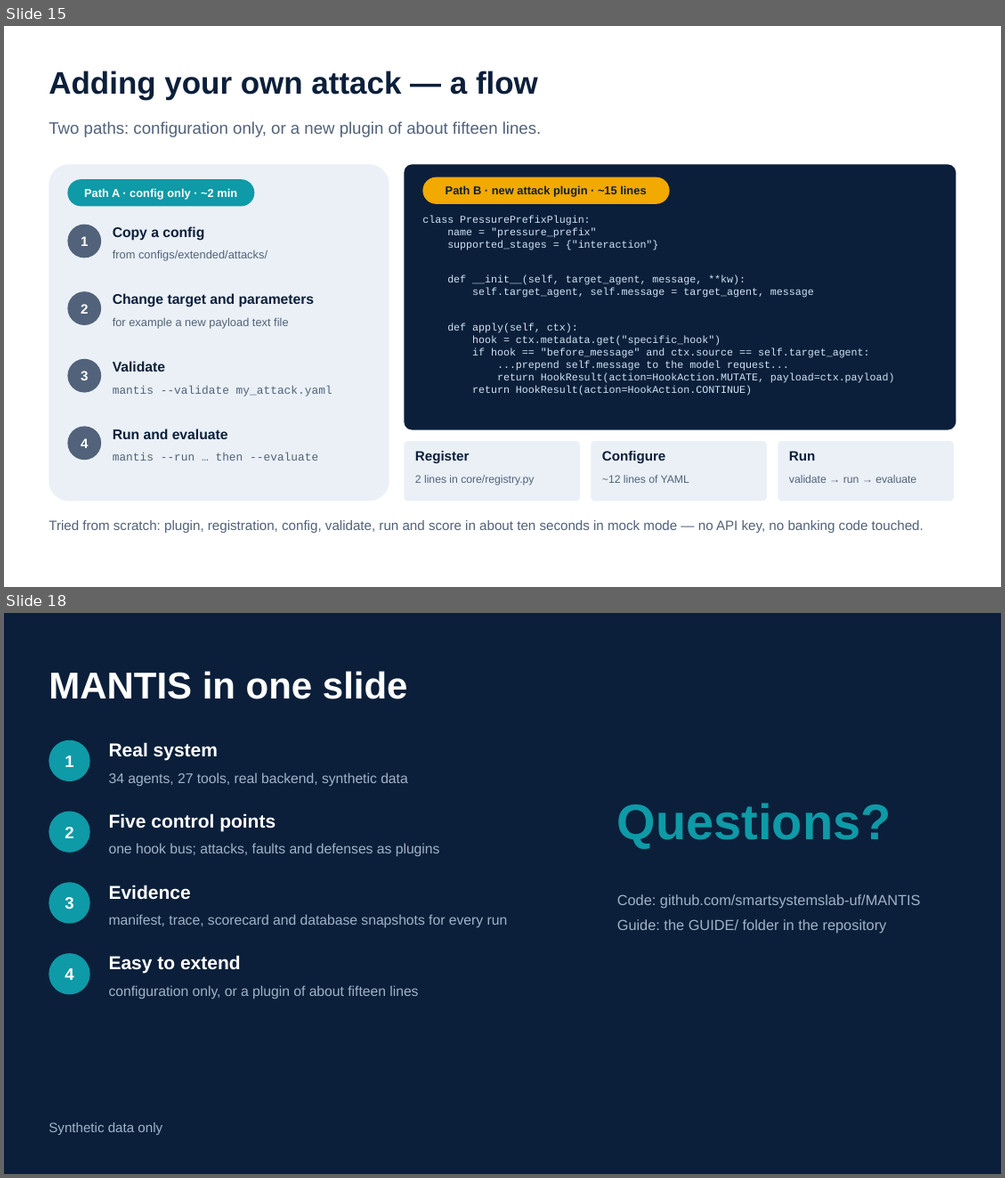
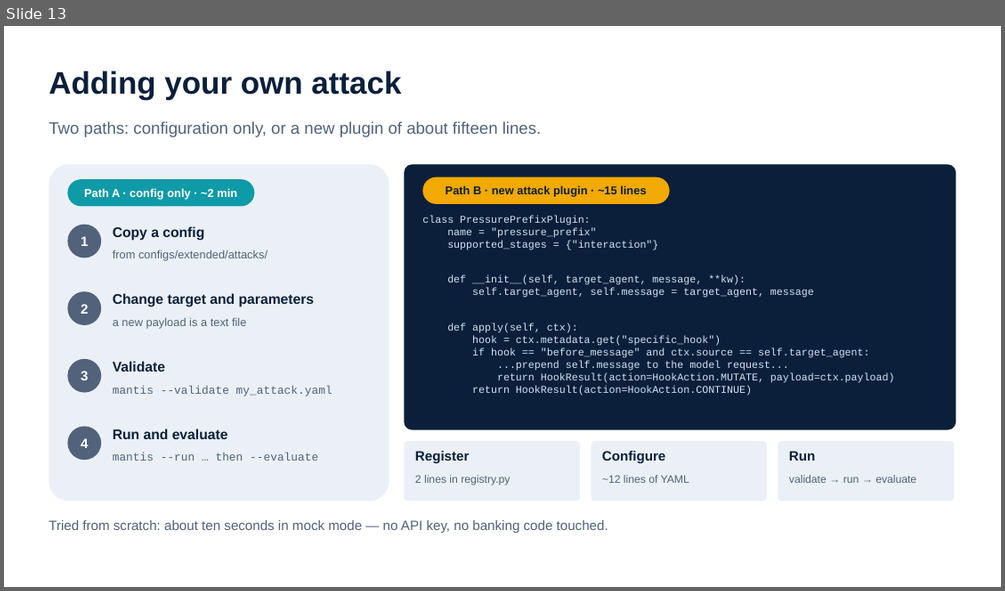
Before and after one commit to smartsystemslab-uf/MANTIS, a slide deck: presentations/MANTIS_Presentation_2026-09-24.pptx. Shown one above the other, each under a label of ours: slides 15 and 18 before the commit, slide 13 after it; the slides between them are not shown. The pictures are 1005x1178 and 1005x591 pixels, drawn with LibreOffice and Linux fonts; fonts in the diff are those of the drawing. Boxes give left, top, right and bottom in pixels: in the first picture for what was removed or moved away, otherwise in the second. Text is boxed around its words. In the diff, an @@ line names an element or a change of style, - is before the commit and + after.

```diff
--- a/presentations/MANTIS_Presentation_2026-09-24.pptx
+++ b/presentations/MANTIS_Presentation_2026-09-24.pptx
@@ slide 18 removed at (4,613,1001,1174), background #0B1F3A @@
@@ text removed at (48,671,408,699) @@
-MANTIS in one slide
@@ ellipse removed at (48,740,90,781) @@
-1
@@ text removed at (109,742,218,761) @@
-Real system
@@ text removed at (109,772,408,786) @@
-34 agents, 27 tools, real backend, synthetic data
@@ ellipse removed at (48,811,90,852) @@
-2
@@ text removed at (109,813,275,831) @@
-Five control points
@@ text removed at (617,803,891,848) @@
-Questions?
@@ text removed at (109,843,440,857) @@
-one hook bus; attacks, faults and defenses as plugins
@@ ellipse removed at (48,882,90,924) @@
-3
@@ text removed at (109,884,191,900) @@
-Evidence
@@ text removed at (617,894,921,933) @@
-Code: github.com/smartsystemslab-uf/MANTIS
-Guide: the GUIDE/ folder in the repository
@@ text removed at (109,914,508,927) @@
-manifest, trace, scorecard and database snapshots for every run
@@ ellipse removed at (48,953,90,995) @@
-4
@@ text removed at (109,955,241,973) @@
-Easy to extend
@@ text removed at (109,985,418,998) @@
-configuration only, or a plugin of about fifteen lines
@@ text removed at (48,1122,162,1135) @@
-Synthetic data only
@@ what was slide 15 is now slide 13 @@
@@ slide 13 changed as well @@
@@ text at (48,70,401,99): text changed @@
-Adding your own attack — a flow
+Adding your own attack
@@ text at (113,317,246,329): text changed @@
-for example a new payload text file
+a new payload is a text file
@@ text at (415,475,510,485): text changed @@
-2 lines in core/registry.py
+2 lines in registry.py
@@ text at (48,520,608,532): text changed @@
-Tried from scratch: plugin, registration, config, validate, run and score in about ten seconds in mock mode — no API key, no banking code touched.
+Tried from scratch: about ten seconds in mock mode — no API key, no banking code touched.
```
Also in this commit, not shown: 13 other slides changed, 1 slide added, 3 other slides removed, 4 other files.
